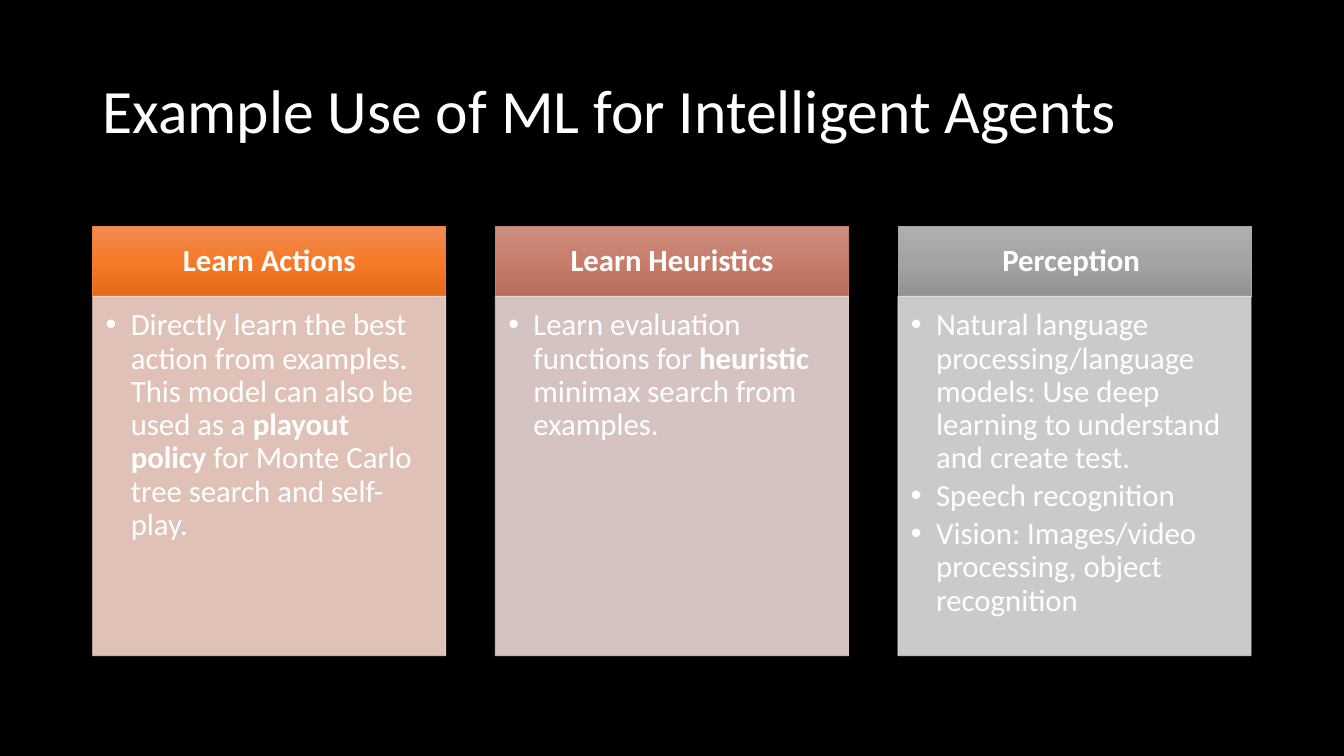
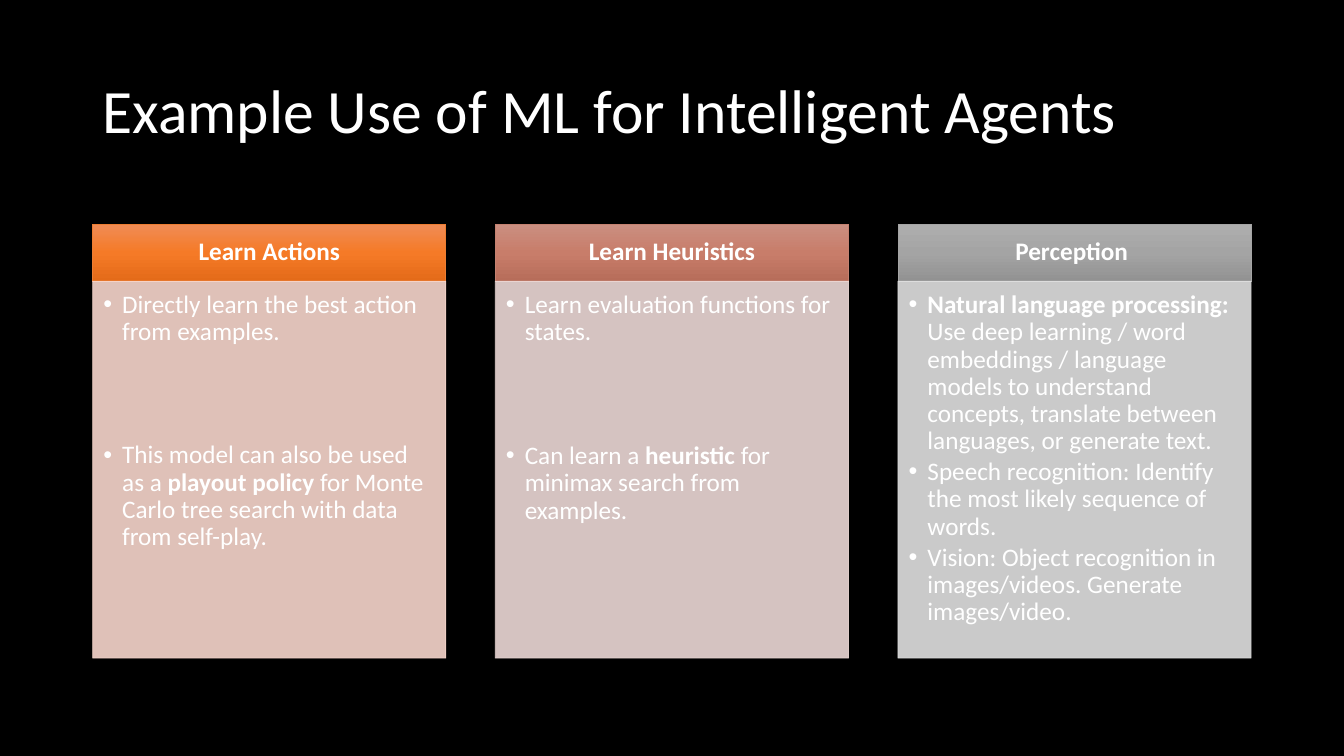
Before and after one commit to mhahsler/CS7320-AI, a slide deck: slide 31 of slides/19_ML_intro.pptx. Drawn at 1344x756 pixels with LibreOffice and Linux fonts; fonts in the diff are those of the drawing; background and template pictures are left out. Boxes give left, top, right and bottom in pixels: in the first picture for what was removed or moved away, otherwise in the second. Text is boxed around its words. In the diff, an @@ line names an element or a change of style, - is before the commit and + after.

```diff
--- a/slides/19_ML_intro.pptx
+++ b/slides/19_ML_intro.pptx
@@ rectangle: place and size @@
-rectangle at [93, 227, 446, 296]
+rectangle at [93, 224, 446, 281]
@@ rectangle: place and size @@
-rectangle at [495, 227, 848, 296]
+rectangle at [495, 224, 848, 281]
@@ size 22 to 18 pt; less space between paragraphs in 3 elements at [199, 242, 340, 260], [589, 242, 755, 260], [1015, 242, 1128, 264] @@
@@ rectangle: place and size @@
-rectangle at [898, 227, 1251, 296]
+rectangle at [898, 224, 1251, 281]
@@ rectangle: place and size @@
-rectangle at [93, 296, 446, 656]
+rectangle at [93, 281, 446, 658]
@@ text at [122, 296, 423, 549]: text changed; size 22 to 18 pt @@
-  • Directly learn the best action from examples.
-    This model can also be used as a playout policy for Monte Carlo tree search and self-play.
+  • Directly learn the best action from examples.
+  • This model can also be used as a playout policy for Monte Carlo tree search with data from self-play.
@@ rectangle: place and size @@
-rectangle at [495, 296, 848, 656]
+rectangle at [495, 281, 848, 658]
@@ text at [525, 296, 830, 523]: text changed; size 22 to 18 pt @@
-  • Learn evaluation functions for heuristic minimax search from examples.
+  • Learn evaluation functions for states.
+  • Can learn a heuristic for minimax search from examples.
@@ rectangle: place and size @@
-rectangle at [898, 296, 1251, 656]
+rectangle at [898, 281, 1251, 658]
@@ text at [927, 296, 1229, 624]: text changed; size 22 to 18 pt @@
-  • Natural language processing/language models: Use deep learning to understand and create test.
-  • Speech recognition
-  • Vision: Images/video processing, object recognition
+  • Natural language processing: Use deep learning / word embeddings / language models to understand concepts, translate between languages, or generate text.
+  • Speech recognition: Identify the most likely sequence of words.
+  • Vision: Object recognition in images/videos. Generate images/video.
```
Also in this commit, not shown: 3 other slides changed, 1 other file.
